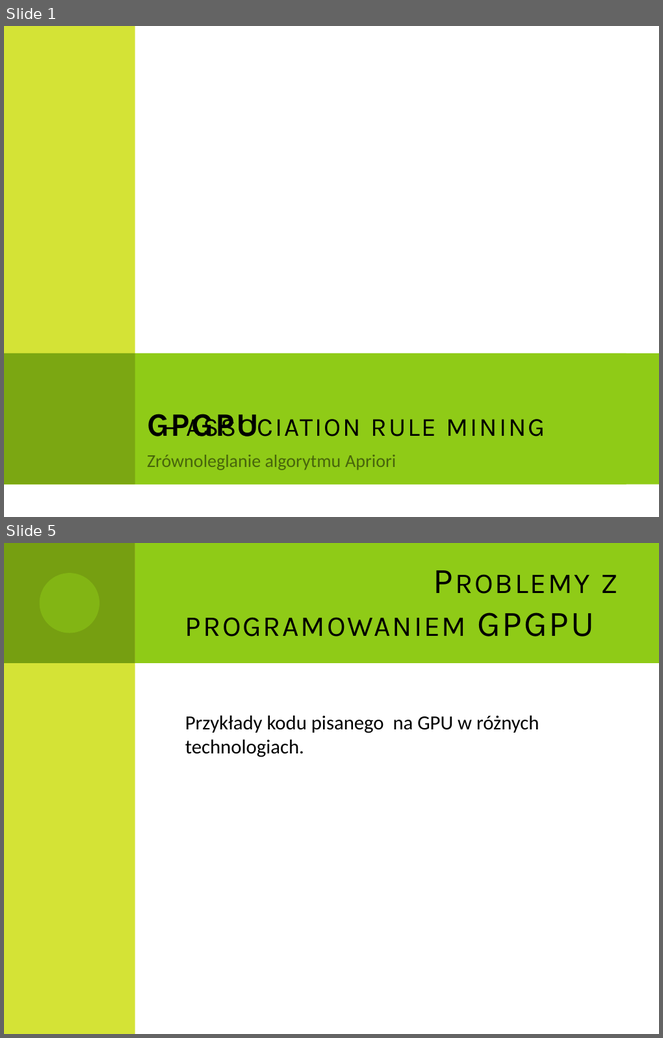
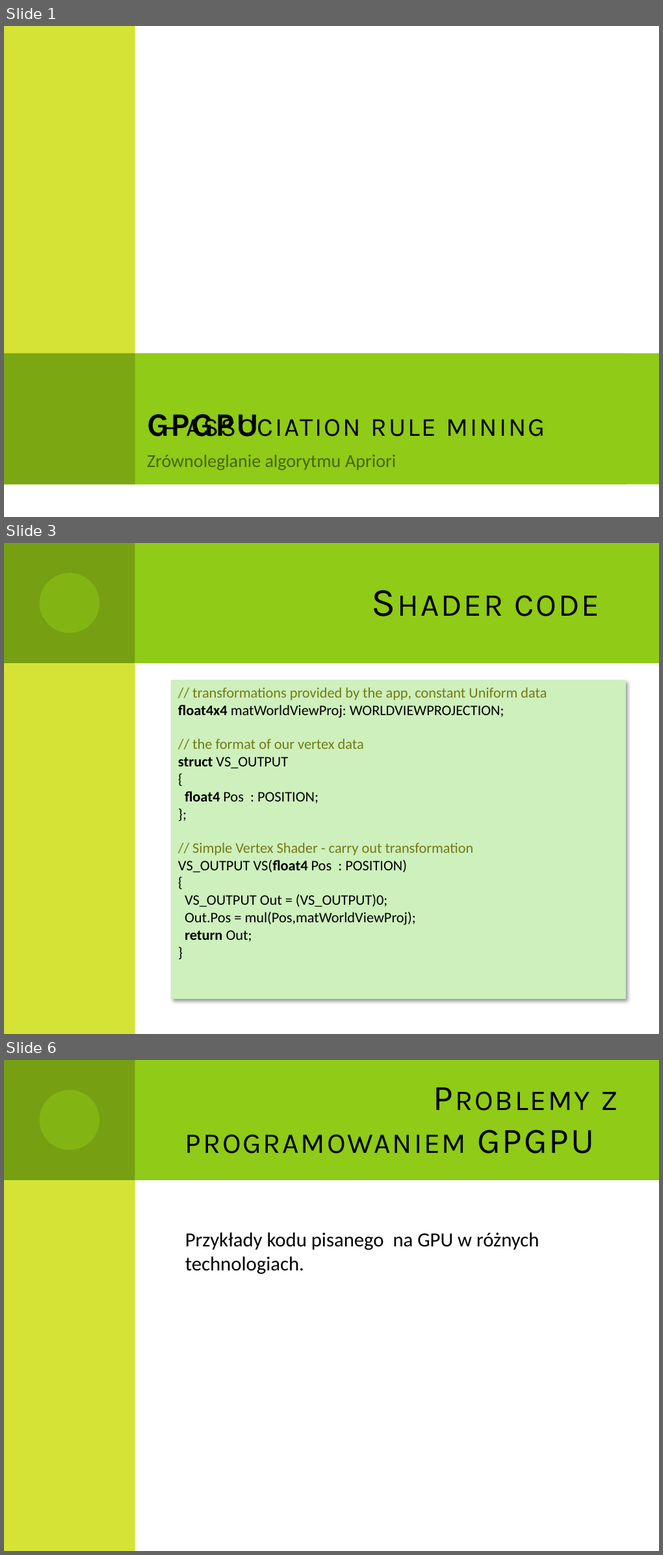
Before and after one commit to Dzess/DMARF, a slide deck: presentation/GPGPU_in_data_minig.pptx. Shown one above the other, each under a label of ours: slides 1 and 5 before the commit, slides 1, 3 and 6 after it; the slides between them are not shown. The pictures are 663x1038 and 663x1555 pixels, drawn with LibreOffice and Linux fonts; fonts in the diff are those of the drawing. Boxes give left, top, right and bottom in pixels: in the first picture for what was removed or moved away, otherwise in the second. Text is boxed around its words. In the diff, an @@ line names an element or a change of style, - is before the commit and + after.

```diff
--- a/presentation/GPGPU_in_data_minig.pptx
+++ b/presentation/GPGPU_in_data_minig.pptx
@@ slide 3 added at (x1=4, y1=543, x2=659, y2=1034), background #FFFFFF; not listed: 4 template elements that a slide beside it also shows @@
@@ title added at (x1=515, y1=595, x2=599, y2=616), 44 pt, text #000000, small capitals @@
+Shader code
@@ text added at (x1=172, y1=681, x2=626, y2=1006), fill #CFF1BE, outline #C7F0B2 0.75 pt, 16 pt, text #000000 @@
+// transformations provided by the app, constant Uniform data
+float4x4 matWorldViewProj: WORLDVIEWPROJECTION;
+// the format of our vertex data
+struct VS_OUTPUT
+{
+float4 Pos : POSITION;
+};
+// Simple Vertex Shader - carry out transformation
+VS_OUTPUT VS(float4 Pos : POSITION)
+{
+VS_OUTPUT Out = (VS_OUTPUT)0;
+Out.Pos = mul(Pos,matWorldViewProj);
+return Out;
+}
@@ what was slide 5 is now slide 6 @@
```
Also in this commit, not shown: 6 slides changed, 2 other slides added, 1 slide removed.
